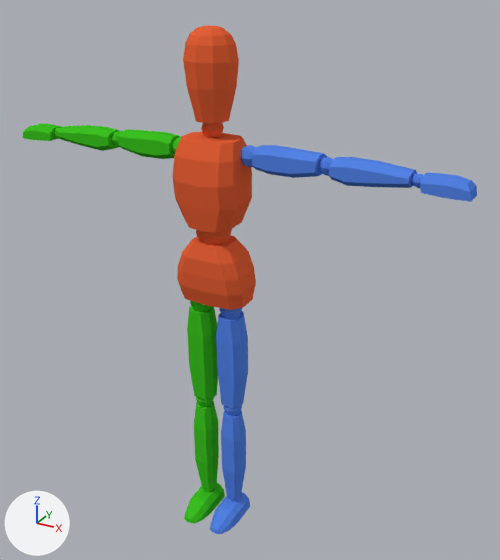
A saved change to the Blender file Assets/Character/Character.blend.
Before and after are seen from a camera (50 mm lens) standing at (1.099, -1.764, 1.845) and looking at (0.094, 0.062, 0.932). Arrows for +X, +Y and +Z are at lower left; the lights stay in place.
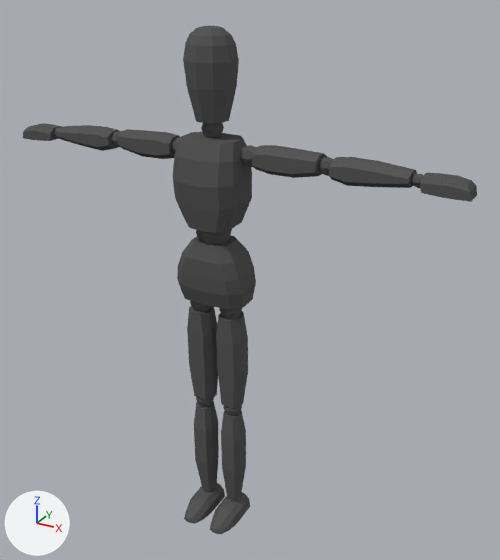
Where the change shows, as pixel boxes (x1, y1, x2, y2) in the pictures (500 x 560 px):
```json
{"object": "Cube", "change": "recoloured", "before": [23, 26, 477, 534], "after": [23, 26, 477, 534]}
```

Scene script edits in JSON lines:
```json
{"op": "set", "path": "mat_material.base_color", "old": "(0.8, 0.122, 0.0399)", "new": "(0.1, 0.1, 0.1)", "note": "orange #e76238 -> dark grey #595959"}
{"op": "set", "path": "mat_material_001.base_color", "old": "(0.0902, 0.23, 0.8)", "new": "(0.1, 0.1, 0.1)", "note": "blue #5584e7 -> dark grey #595959"}
{"op": "set", "path": "mat_material_002.base_color", "old": "(0.047, 0.538, 0.0163)", "new": "(0.1, 0.1, 0.1)", "note": "green #3dc222 -> dark grey #595959"}
```
